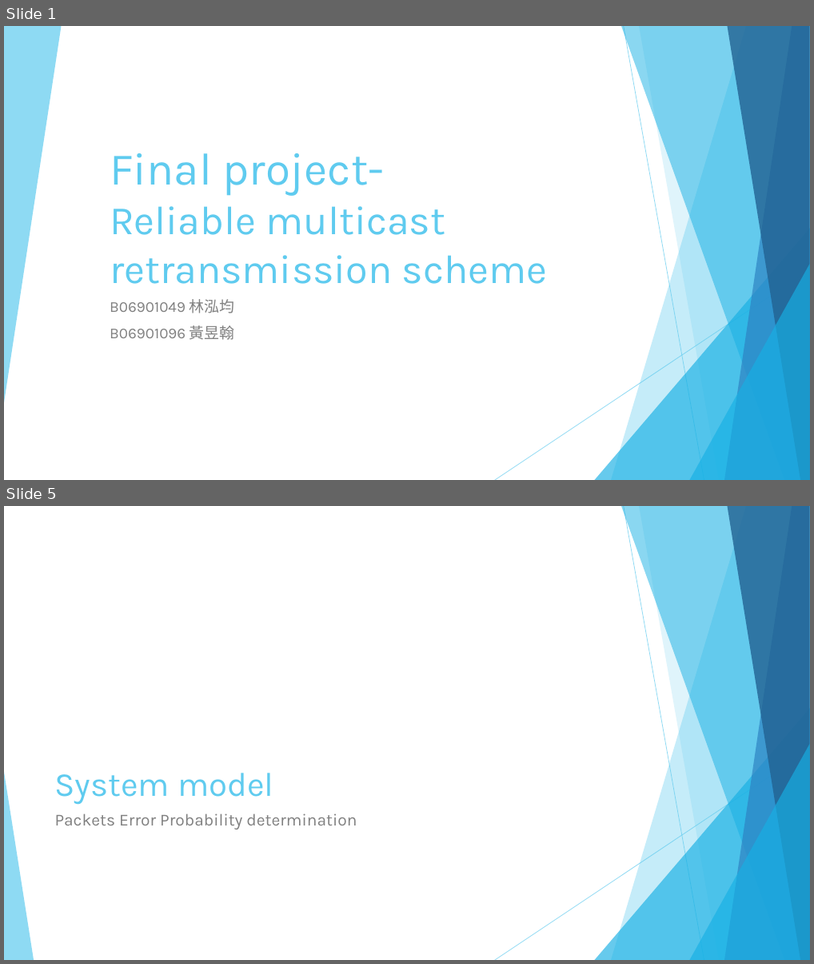
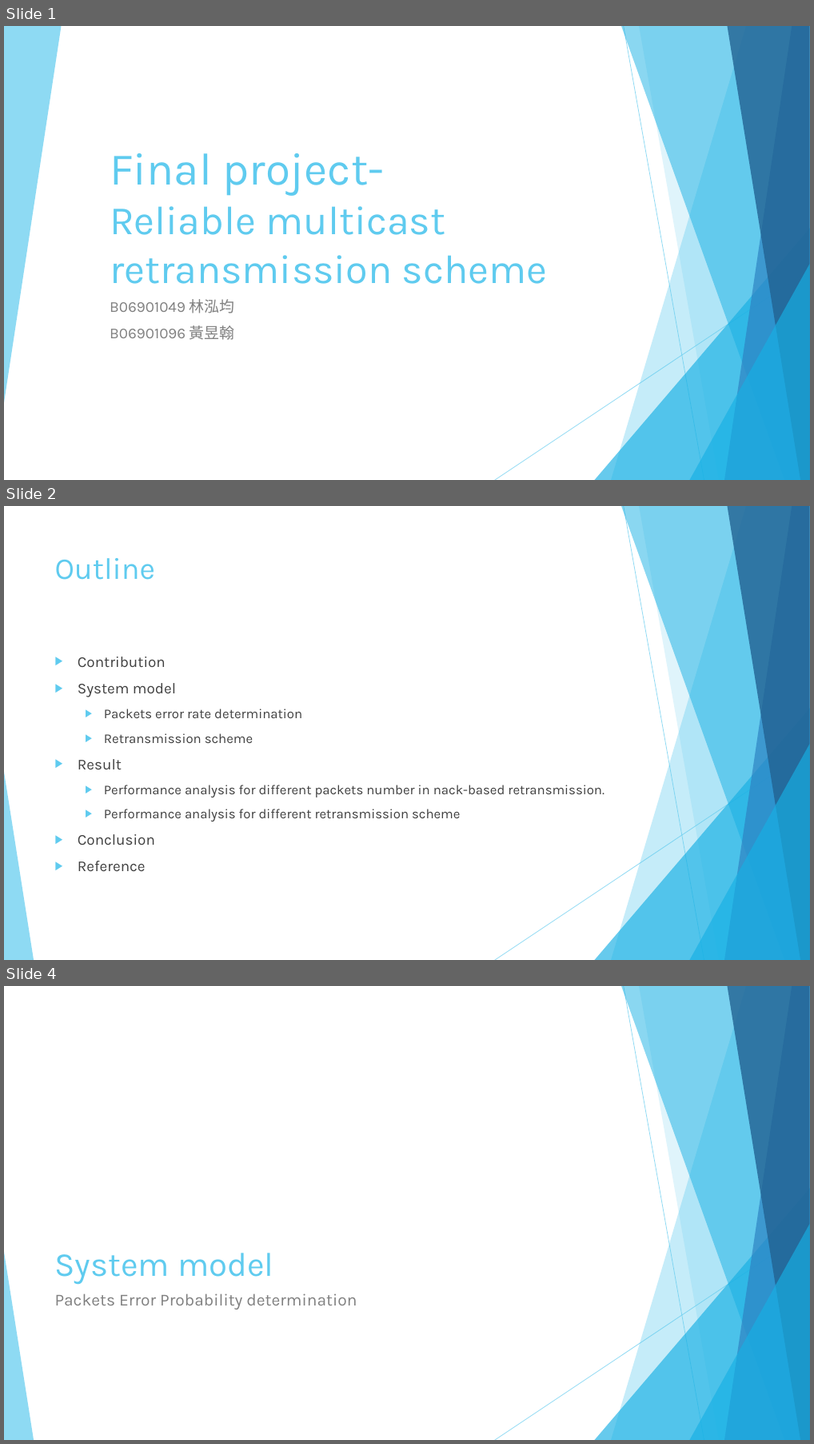
Before and after one commit to hungchun0201/Reliable_multicast_simulation, a slide deck: Final_project_reliable_multicast_retransmission_scheme.pptx. Shown one above the other, each under a label of ours: slides 1 and 5 before the commit, slides 1, 2 and 4 after it; the slides between them are not shown. The pictures are 814x964 and 814x1444 pixels, drawn with LibreOffice and Linux fonts; fonts in the diff are those of the drawing. Boxes give left, top, right and bottom in pixels: in the first picture for what was removed or moved away, otherwise in the second. Text is boxed around its words. In the diff, an @@ line names an element or a change of style, - is before the commit and + after.

```diff
--- a/Final_project_reliable_multicast_retransmission_scheme.pptx
+++ b/Final_project_reliable_multicast_retransmission_scheme.pptx
@@ slide 2 added at (4,506,810,960), background #FFFFFF; not listed: 10 template elements that a slide beside it also shows @@
@@ title added at (55,558,155,580), 36 pt, text #5FCBEF @@
+Outline
@@ text added at (78,656,605,871), 16 pt, text #404040 @@
+▶ Contribution
+▶ System model
+  ▶ Packets error rate determination
+  ▶ Retransmission scheme
+▶ Result
+  ▶ Performance analysis for different packets number in nack-based retransmission.
+  ▶ Performance analysis for different retransmission scheme
+▶ Conclusion
+▶ Reference
@@ what was slide 5 is now slide 4 @@
```
Also in this commit, not shown: 14 slides changed, 12 other slides added, 4 slides removed, 14 other files.
